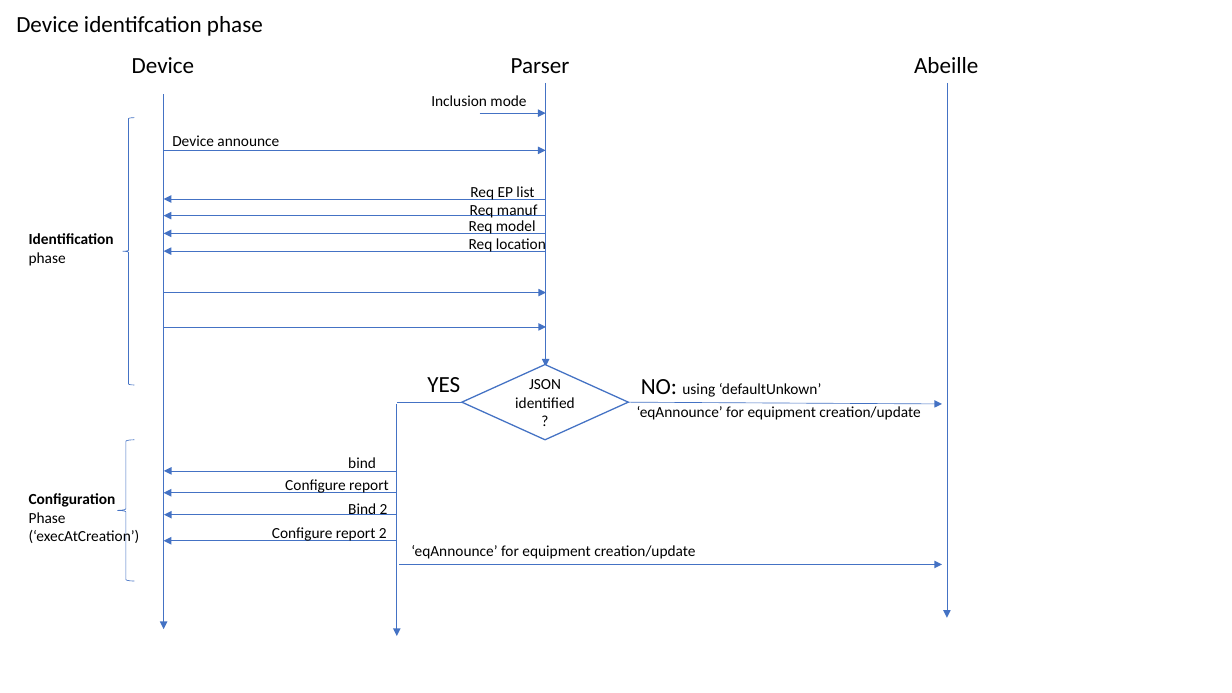
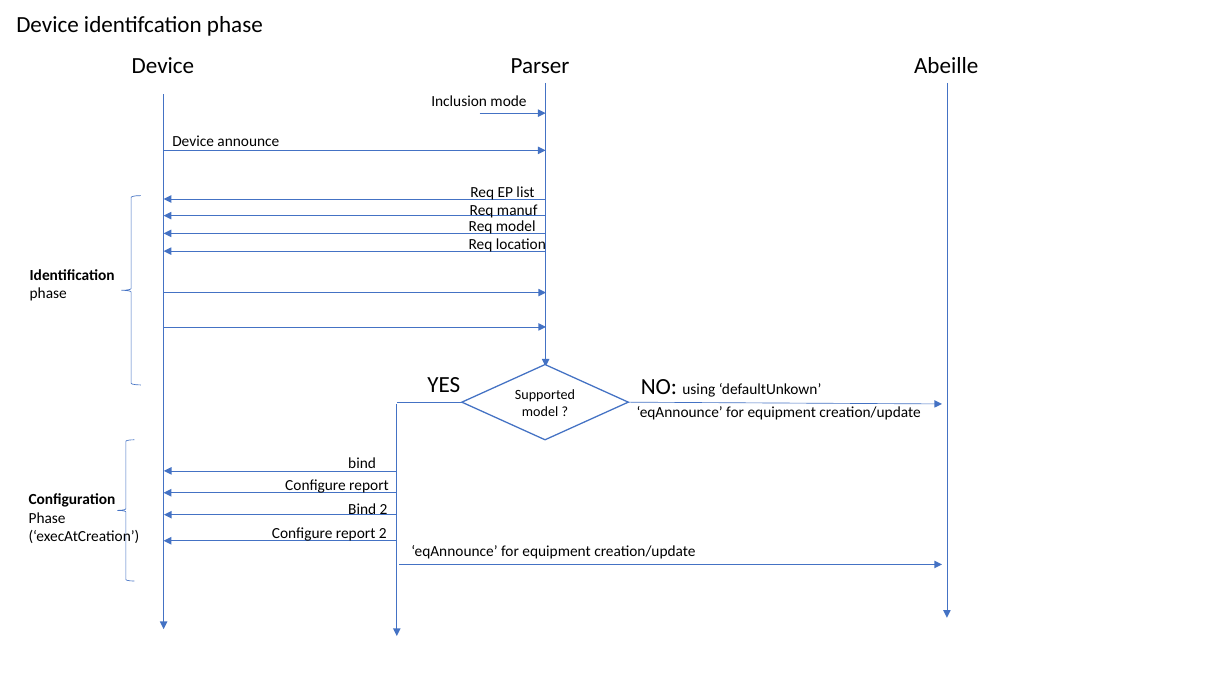
Before and after one commit to KiwiHC16/AbeilleDoc, a slide deck: slide 2 of source/dev/InclusionProcess.pptx. Drawn at 1232x693 pixels with LibreOffice and Linux fonts; fonts in the diff are those of the drawing. Boxes give left, top, right and bottom in pixels: in the first picture for what was removed or moved away, otherwise in the second. Text is boxed around its words. In the diff, an @@ line names an element or a change of style, - is before the commit and + after.

```diff
--- a/source/dev/InclusionProcess.pptx
+++ b/source/dev/InclusionProcess.pptx
@@ left brace: place and size @@
-left brace at (123, 117, 135, 384)
+left brace at (121, 196, 140, 385)
@@ text "Identification": place and size @@
-text "Identification" at (29, 233, 114, 266)
+text "Identification" at (30, 269, 115, 301)
@@ text in diamond at (515, 389, 575, 416): text changed; size 12 to 11 pt @@
-JSON
-identified ?
+Supported model ?
```
Also in this commit, not shown: 3 other files.
